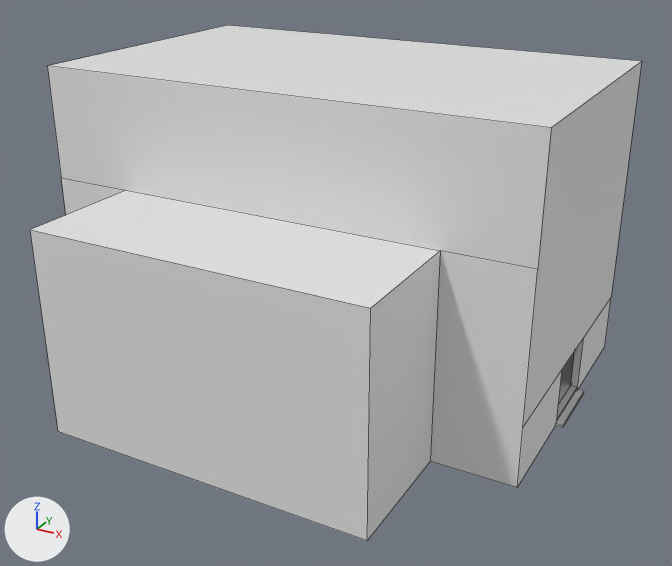
An edit to the Blender file Assets/Art/Models/Saad_Buildings.blend, drawn before and after from the same camera.
Both versions are drawn from a 50 mm lens placed at (27.8, -52.2, 31.3), pointed at (1.7, -4.6, 7.5). Every picture has the same lights, and +X, +Y and +Z are marked at lower left. Mesh edges are drawn as thin lines.

Objects in the first picture: 'OuterShell'.
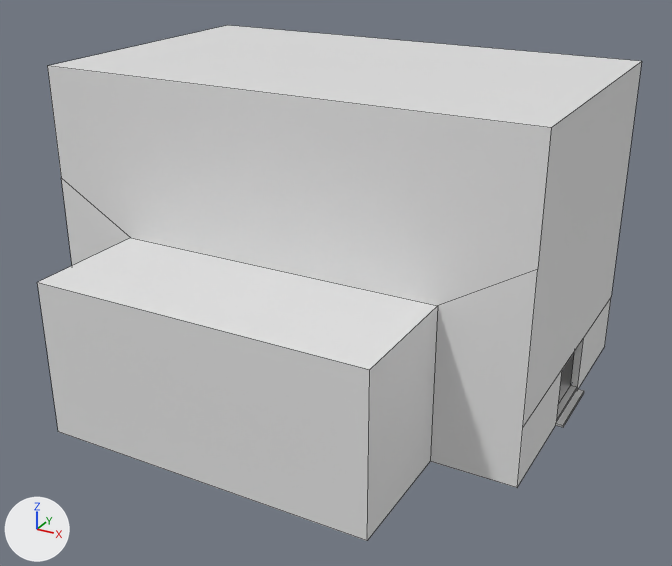
Where the change shows, as pixel boxes (x1, y1, x2, y2) in the pictures (672 x 566 px; the box of a moved part takes in the faces that stretch with it):
'OuterShell', reshaped: before (30, 25, 642, 541); after (37, 25, 642, 541)
part 1 of me_cube_002, moved or reshaped: before (30, 175, 538, 487); after (37, 175, 538, 487)

The change, as a list of edits to the scene's bpy script:
```text
Change me_cube_002:
    where me_cube_002.from_pydata(...)  # 56 vertices, 40 faces; spans x -15.9..16.4, y -17.8..9.7, z 0.0..20.4
    used by ob_outershell; location = (0.0, 0.0, 0.0)
    before: 16 (-10.1, -9.2, 12.7), 17 (10.2, -9.2, 12.7), 22 (-10.1, -17.3, 12.7), 23 (10.2, -17.3, 12.7), 40 (-10.5, -9.7, 13.2) at pixel (126, 190)
    before: 41 (10.7, -9.7, 13.2) at pixel (440, 250), 46 (-10.5, -17.8, 13.2) at pixel (30, 229), 47 (10.7, -17.8, 13.2) at pixel (370, 308)
    me_cube_002 part 1
    add for i in [16, 17, 22, 23, 40, 41, 46, 47]: me_cube_002.vertices[i].co += Vector((0.0, 0.0, -3.2))
```
